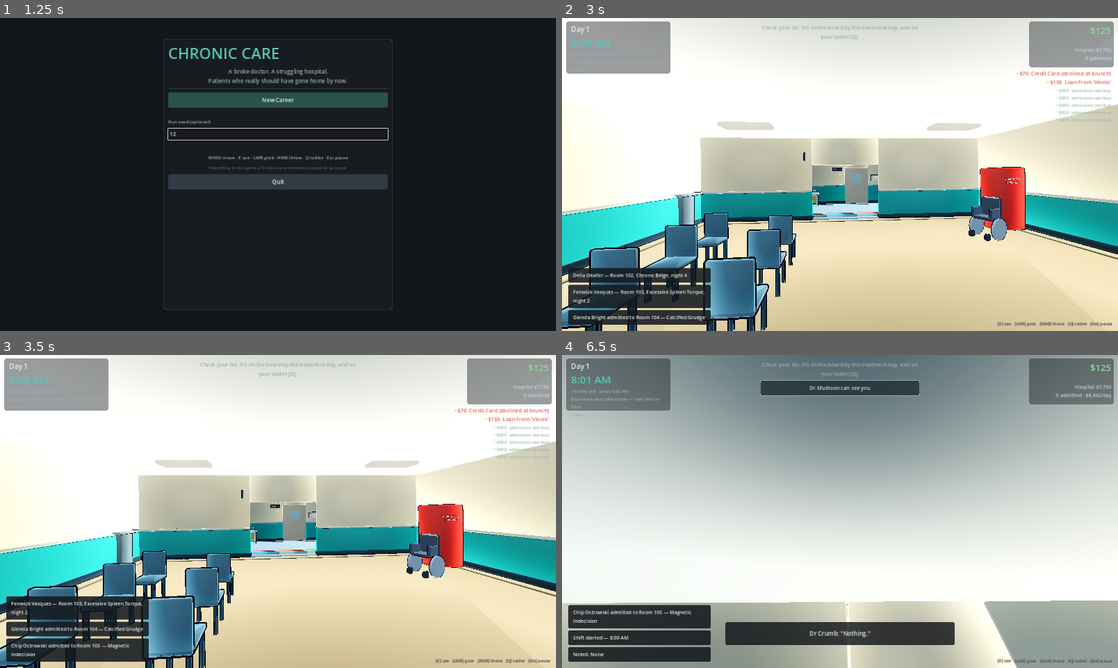
Above: before the commit, frames 1-4 (two rows, left to right).
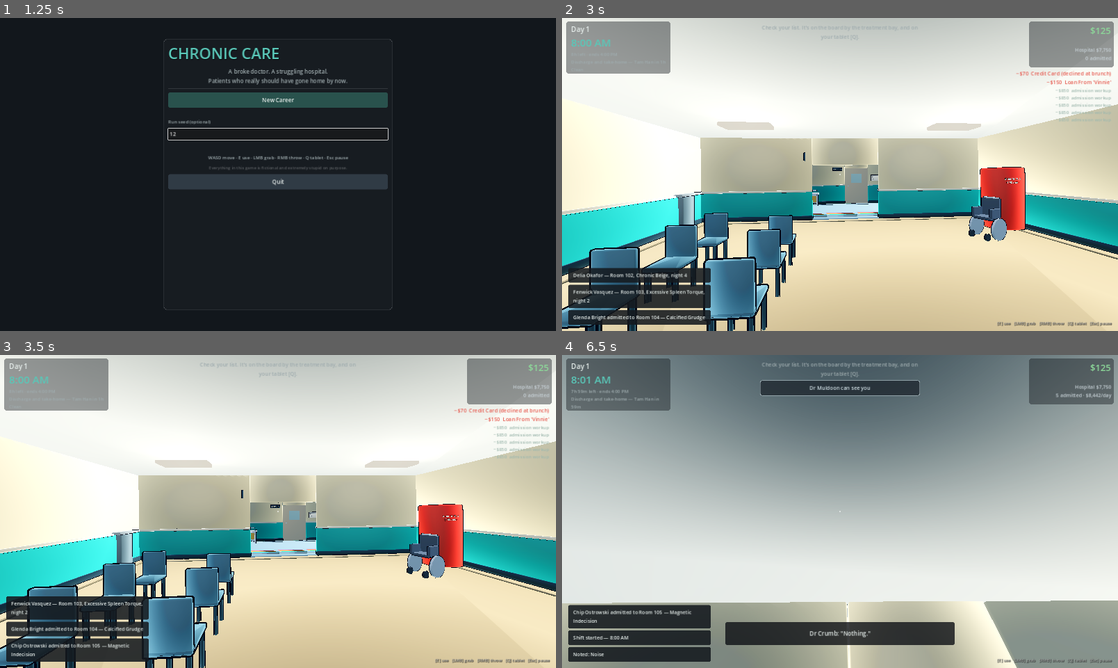
Above: after the commit, the same moments.

Repository: masonobegi/crypts-of-chaos
Game: Godot game, scene res://scenes/Boot.tscn
Same seed, same stepped clock (60 frames per second), same inputs: the game is played once before the commit and once after it.
Inputs (mouse positions are in pixels of both pictures, inside the frame that each line leads up to):
- Up to frame 1 (1.25 s): click (278, 133) at 0.52 s; type "12" at 0.6 s
- Up to frame 2 (3 s): click "New Career" at 1.25 s; click "Read the morning brief" at 2 s; click "Clock in" at 2.75 s
- Up to frame 3 (3.5 s): no input
- Up to frame 4 (6.5 s): move the mouse to (867, 511) at 3.52 s; hold W (move_forward) from 3.53 s (still down); tap T (chart) at 3.6 s; tap Space (jump) at 3.77, 4.52, 6.02 s; move the mouse to (812, 511) at 4.27 s; tap Ctrl (crouch) at 4.35 s; move the mouse to (851, 505) at 5.02 s; click (851, 505) at 5.1 s; move the mouse to (834, 517) at 5.77 s; tap E (interact) at 5.85 s

Frame 1 is identical in both runs. In frame 2, less than 0.1% of the frame differs, in the area x 48-67%, y 0-2%; in frame 3, less than 0.1%; in frame 4, 24%, in the area x 0-100%, y 0-53%.

Commit message:
A ceiling that is not a sheet of paper

Diff:
--- a/scripts/util/build.gd
+++ b/scripts/util/build.gd
@@ -349,8 +349,13 @@
 const FLOOR_A := Color(0.72, 0.80, 0.74)
 const FLOOR_B := Color(0.66, 0.75, 0.72)
 const WALL_LOWER := Color(0.22, 0.62, 0.60)
-const WALL_UPPER := Color(0.94, 0.90, 0.78)
-const CEILING := Color(0.76, 0.77, 0.75)
+const WALL_UPPER := Color(0.87, 0.83, 0.71)
+## Darker than the walls on purpose. A ceiling is the top third of every
+## interior shot and it is lit from below by a lamp every five metres, so at
+## anything near the wall's value it clips to flat white and the room loses its
+## lid — the first pass had 0.84 here and the corners of every photograph were
+## pure paper.
+const CEILING := Color(0.66, 0.67, 0.66)
 const TRIM := Color(0.13, 0.50, 0.54)
 const BED_FRAME := Color(0.90, 0.92, 0.95)
 const LINEN := Color(0.96, 0.97, 0.99)
--- a/scripts/world/hospital.gd
+++ b/scripts/world/hospital.gd
@@ -160,7 +160,7 @@
 			var x := r.rect.position.x + r.rect.size.x * (float(i) + 0.5) / float(cols)
 			var z := r.rect.position.y + r.rect.size.y * (float(j) + 0.5) / float(rows)
 			var lamp := Build.ceiling_light(
-				Vector3(x, WALL_H - 0.25, z) - r.center(), 1.05, Color(1.0, 0.97, 0.90), 8.5)
+				Vector3(x, WALL_H - 0.25, z) - r.center(), 0.82, Color(1.0, 0.97, 0.90), 8.5)
 			lamp.set_meta("is_light", true)
 			r.add_child(lamp)
 
